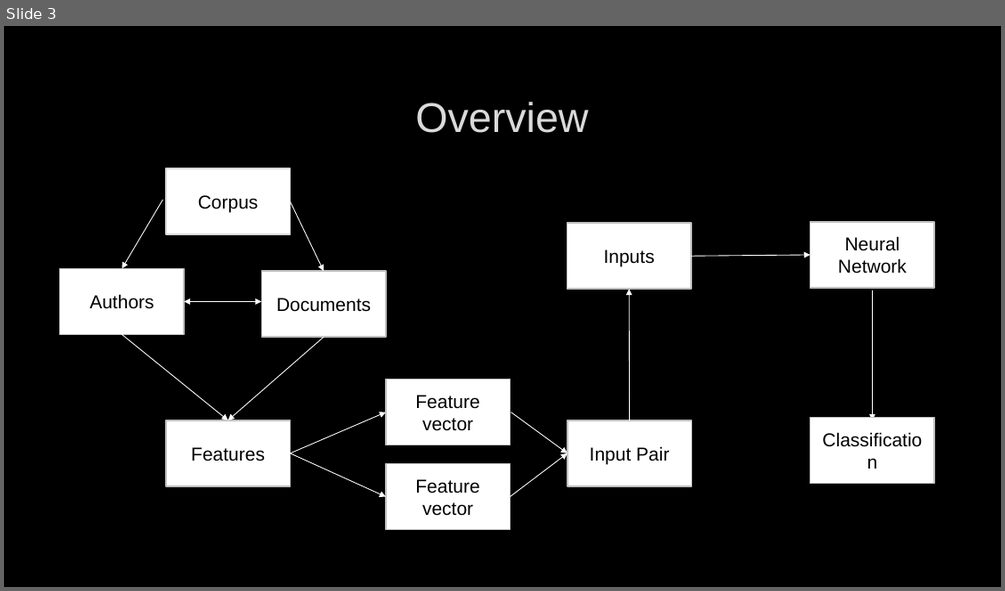
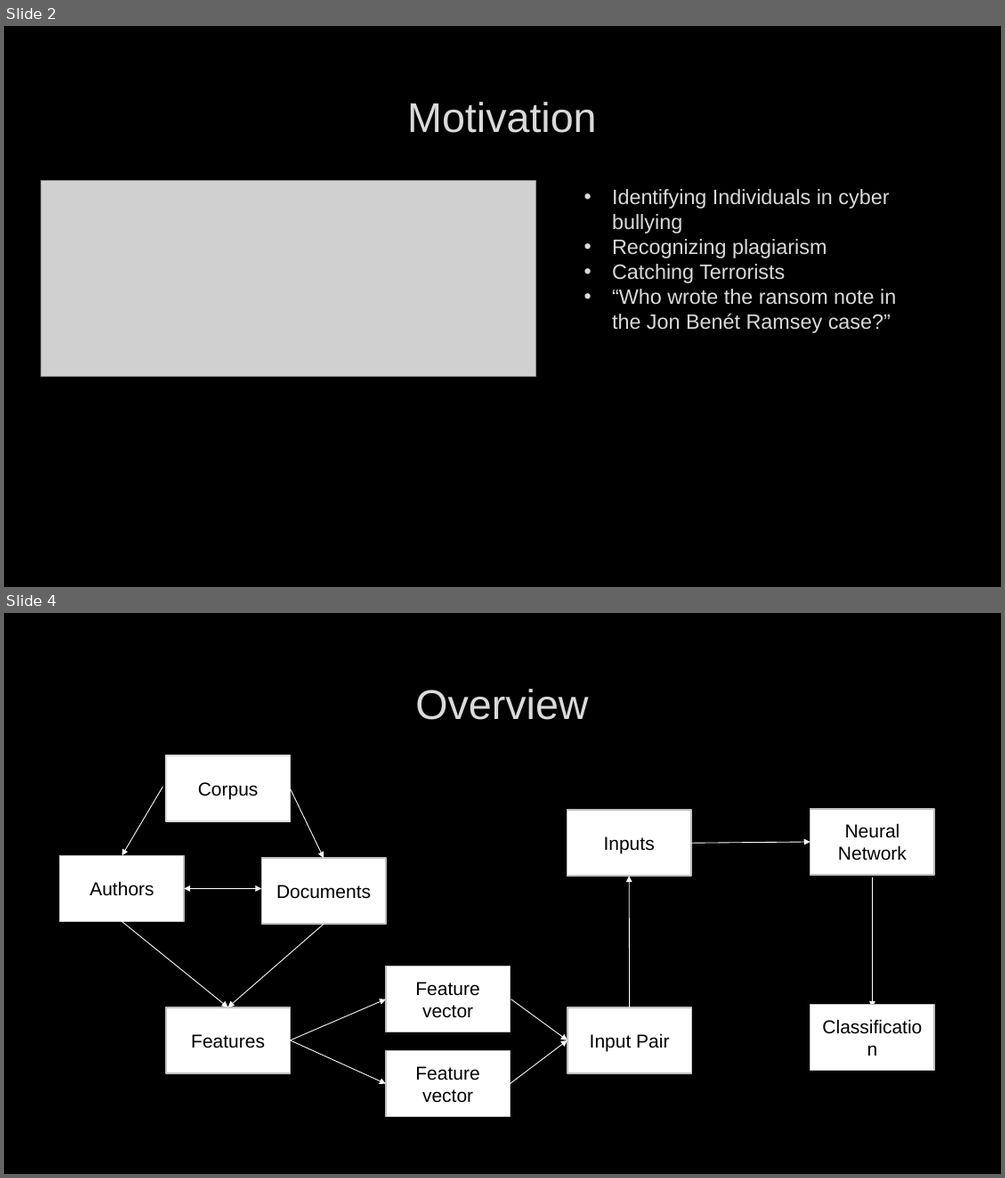
Before and after one commit to BradySheehan/Authorship_Verification, a slide deck: ai_project_presentation.pptx. Shown one above the other, each under a label of ours: slide 3 before the commit, slides 2 and 4 after it; the slides between them are not shown. The pictures are 1005x591 and 1005x1178 pixels, drawn with LibreOffice and Linux fonts; fonts in the diff are those of the drawing; grey boxes stand for pictures; background and template pictures are left out. Boxes give left, top, right and bottom in pixels: in the first picture for what was removed or moved away, otherwise in the second. Text is boxed around its words. In the diff, an @@ line names an element or a change of style, - is before the commit and + after.

```diff
--- a/ai_project_presentation.pptx
+++ b/ai_project_presentation.pptx
@@ slide 2 added at (x1=4, y1=26, x2=1001, y2=587), background picture (left out) @@
@@ title added at (x1=407, y1=102, x2=596, y2=133), 40 pt, text #DADADA @@
+Motivation
@@ picture added at (x1=40, y1=180, x2=535, y2=376) @@
@@ text added at (x1=612, y1=189, x2=896, y2=333), 20 pt, text #DADADA @@
+• Identifying Individuals in cyber bullying
+• Recognizing plagiarism
+• Catching Terrorists
+• “Who wrote the ransom note in the Jon Benét Ramsey case?”
@@ what was slide 3 is now slide 4 @@
```
Also in this commit, not shown: 1 other slide added, 1 slide removed.
